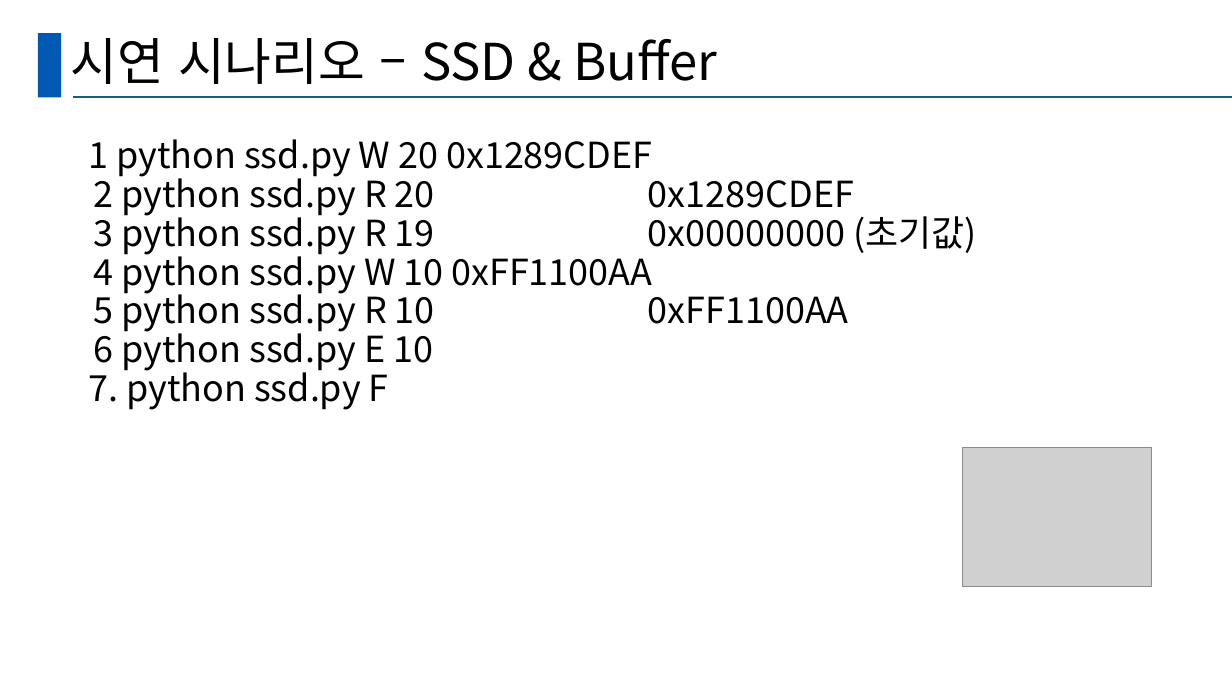
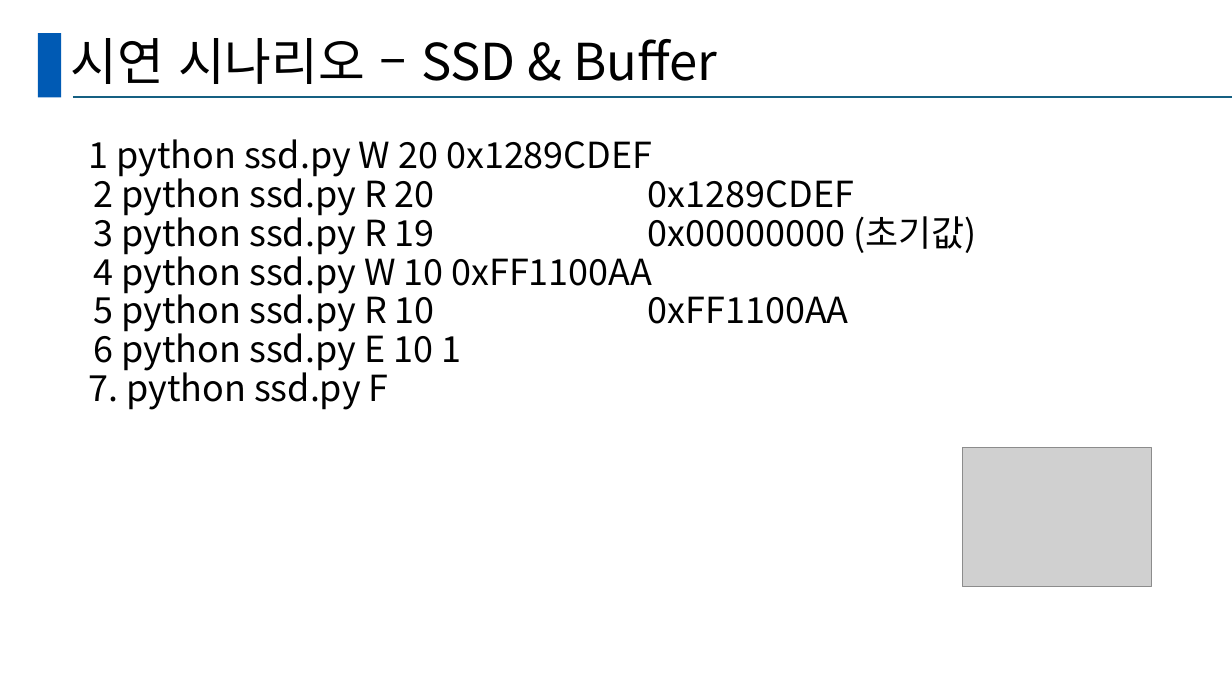
Before and after one commit to YuhyeokJo/CodeClinic-SSD-Project, a slide deck: slide 26 of Code Clinic.pptx. Drawn at 1232x693 pixels with LibreOffice and Linux fonts; fonts in the diff are those of the drawing; grey boxes stand for pictures. Boxes give left, top, right and bottom in pixels: in the first picture for what was removed or moved away, otherwise in the second. Text is boxed around its words. In the diff, an @@ line names an element or a change of style, - is before the commit and + after.

```diff
--- a/Code Clinic.pptx
+++ b/Code Clinic.pptx
@@ text at (x1=94, y1=326, x2=461, y2=371): text changed @@
-6 python ssd.py E 10
+6 python ssd.py E 10 1
```
